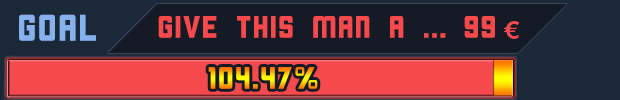
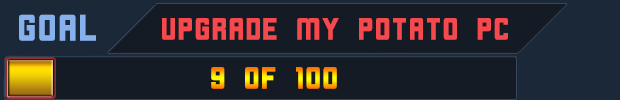
Comparing the layer stacks of the two 620 × 100 images. Changes:
hid "99" over [464, 16, 495, 38]
hid "Layer 7" over [494, 16, 519, 40]
renamed "104.47%" to "9 of 100", painted on it over [208, 67, 337, 89]
renamed "Give this man a ..." to "Upgrade my potato pc", painted on it over [158, 16, 508, 40]
added layer "newgold copy" above "newgold" over [8, 60, 53, 96]
renamed "Gold Bar copy" to "newgold", hid it, painted on it over [8, 60, 513, 96]
hid "Red Bar" over [8, 60, 513, 96]
